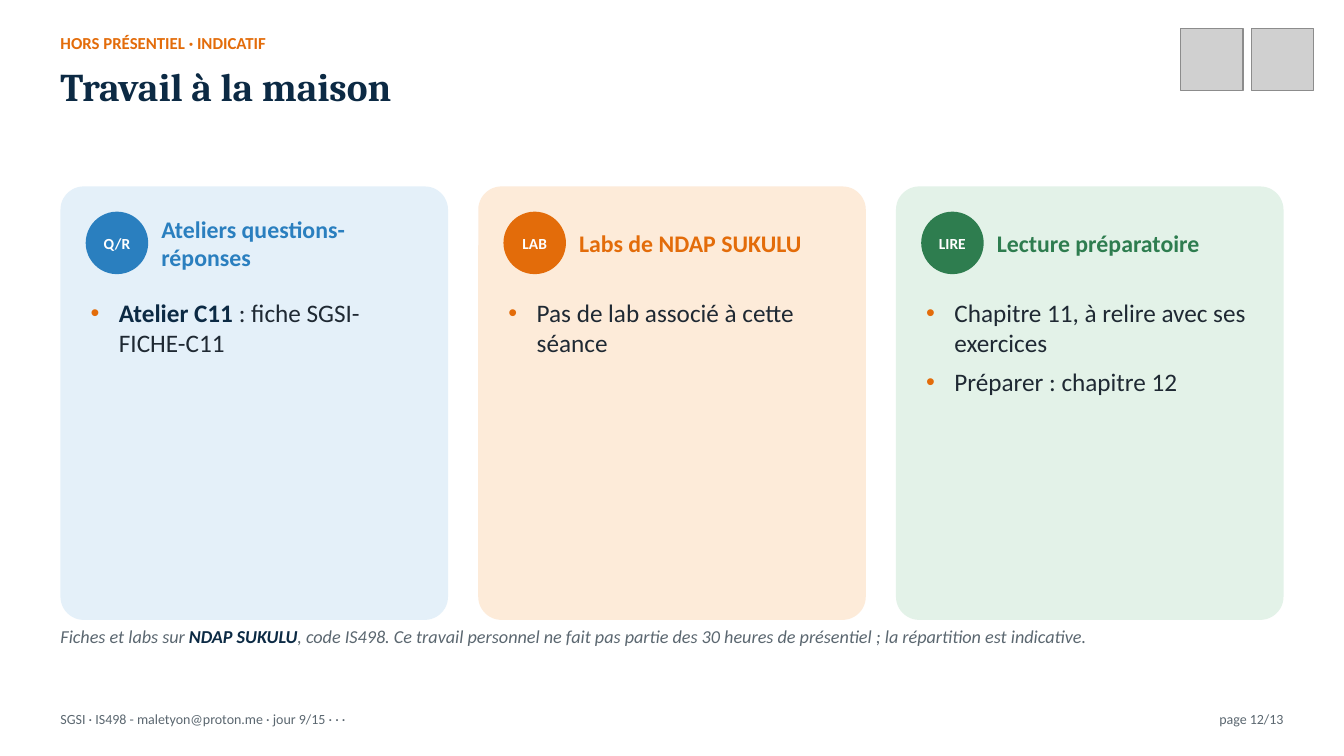
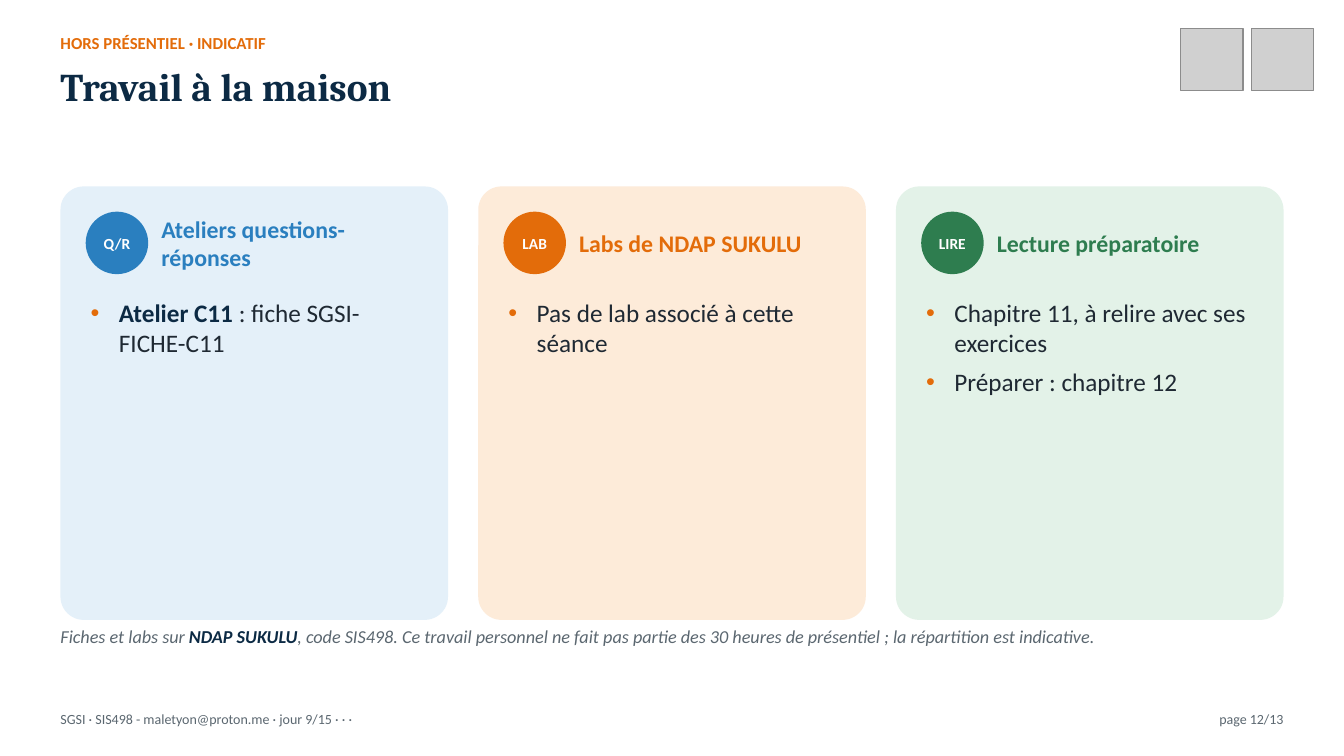
Before and after one commit to MaletYon/cours-sgsi, a slide deck: slide 12 of Présentation/SGSI_J09.pptx. Drawn at 1344x756 pixels with LibreOffice and Linux fonts; fonts in the diff are those of the drawing; grey boxes stand for pictures. Boxes give left, top, right and bottom in pixels: in the first picture for what was removed or moved away, otherwise in the second. Text is boxed around its words. In the diff, an @@ line names an element or a change of style, - is before the commit and + after.

Commit message:
SGSI : code de l'UE harmonisé en SIS498 (livre, présentations, NDAP SUKULU)

```diff
--- a/Présentation/SGSI_J09.pptx
+++ b/Présentation/SGSI_J09.pptx
@@ text at (x1=60, y1=630, x2=1094, y2=646): text changed @@
-Fiches et labs sur NDAP SUKULU, code IS498. Ce travail personnel ne fait pas partie des 30 heures de présentiel ; la répartition est indicative.
+Fiches et labs sur NDAP SUKULU, code SIS498. Ce travail personnel ne fait pas partie des 30 heures de présentiel ; la répartition est indicative.
@@ text at (x1=60, y1=714, x2=332, y2=727): text changed @@
-SGSI · IS498 - maletyon@proton.me · jour 9/15 · · ·
+SGSI · SIS498 - maletyon@proton.me · jour 9/15 · · ·
```
Also in this commit, not shown: 10 other slides changed, 32 other files.
